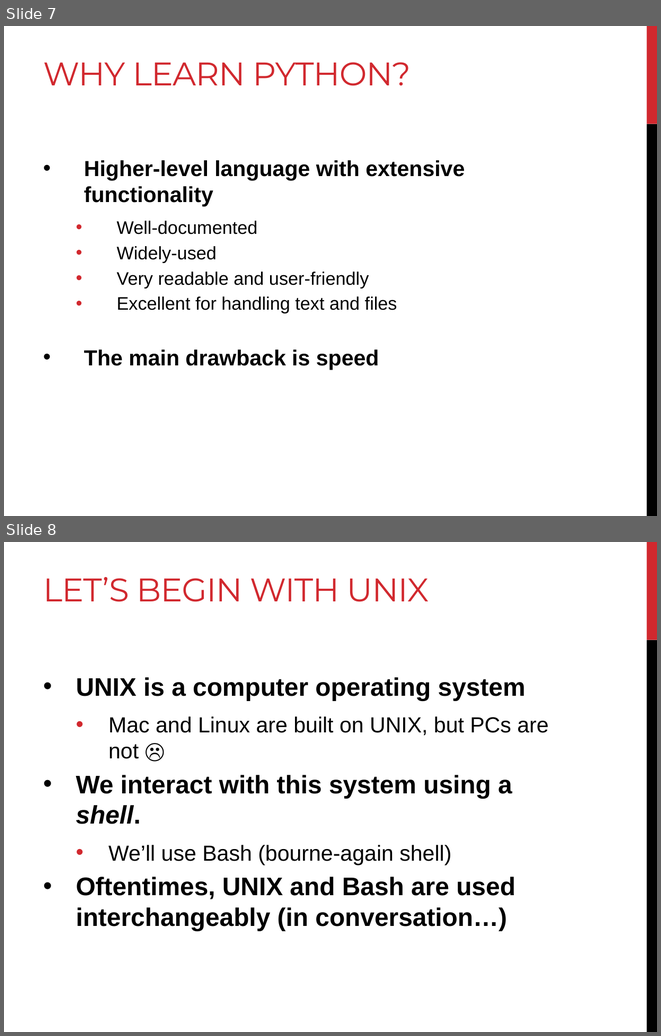
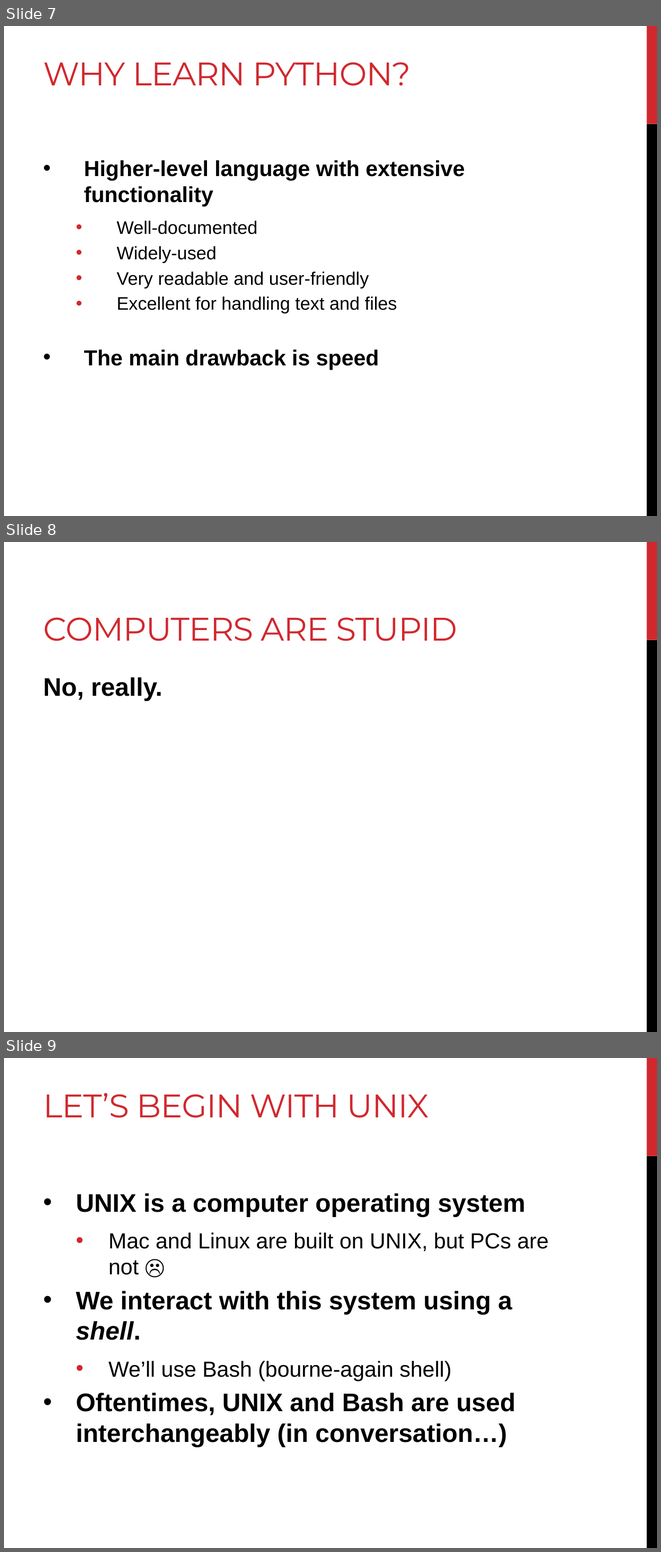
Before and after one commit to BjornFJohansson/ccbb_bigdata2015_python, a slide deck: slides/day1_slides.pptx. Shown one above the other, each under a label of ours: slides 7 and 8 before the commit, slides 7, 8 and 9 after it. The pictures are 661x1036 and 661x1552 pixels, drawn with LibreOffice and Linux fonts; fonts in the diff are those of the drawing. Boxes give left, top, right and bottom in pixels: in the first picture for what was removed or moved away, otherwise in the second. Text is boxed around its words. In the diff, an @@ line names an element or a change of style, - is before the commit and + after.

Commit message:
slides

```diff
--- a/slides/day1_slides.pptx
+++ b/slides/day1_slides.pptx
@@ slide 8 added at <box>4,542,657,1032</box>, background #FFFFFF; not listed: 2 template elements that a slide beside it also shows @@
@@ title added at <box>43,617,457,641</box>, 36 pt, text #D1282E @@
+COMPUTERS ARE STUPID
@@ text added at <box>43,677,162,700</box>, 28 pt, text #000000, bold @@
+No, really.
@@ what was slide 8 is now slide 9 @@
```
Also in this commit, not shown: 1 other file.
